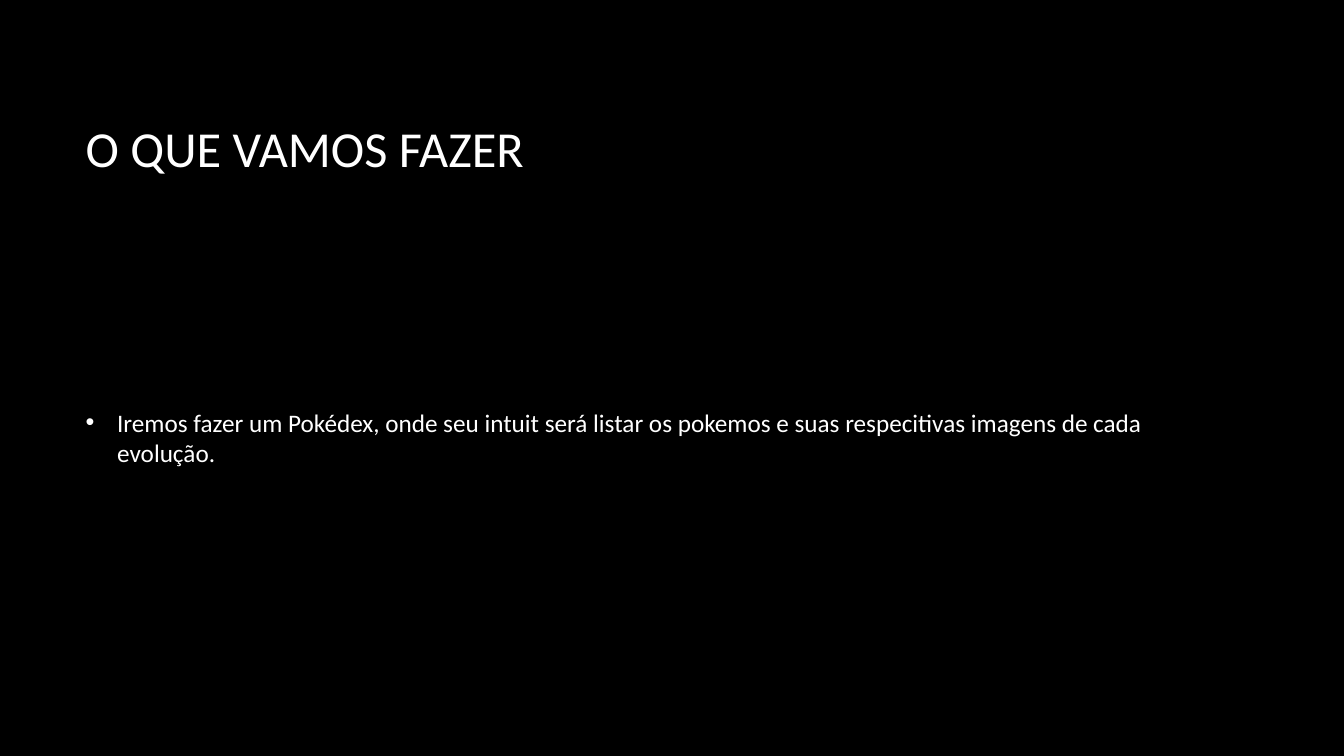
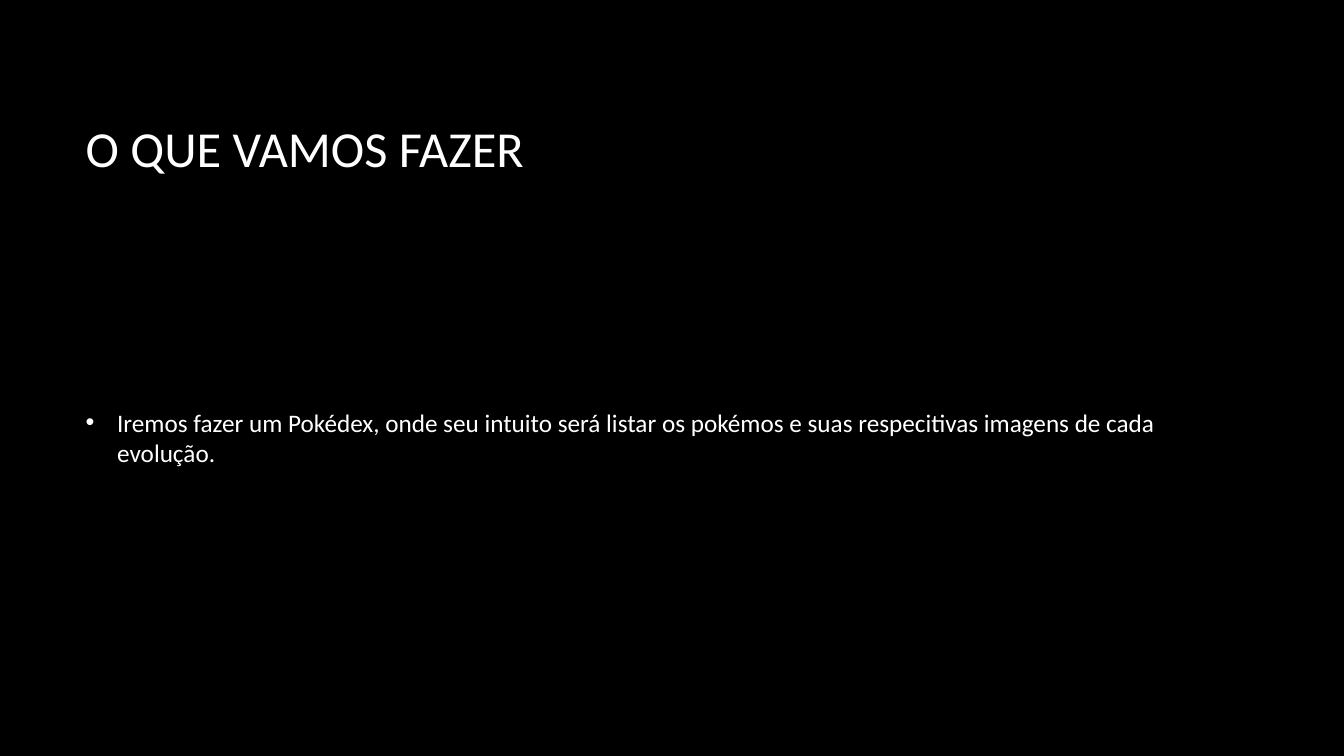
Before and after one commit to matheusantos09/minicurso-usando-api, a slide deck: slide 7 of UsandoApi.pptx. Drawn at 1344x756 pixels with LibreOffice and Linux fonts; fonts in the diff are those of the drawing; background and template pictures are left out. Boxes give left, top, right and bottom in pixels: in the first picture for what was removed or moved away, otherwise in the second. Text is boxed around its words. In the diff, an @@ line names an element or a change of style, - is before the commit and + after.

```diff
--- a/UsandoApi.pptx
+++ b/UsandoApi.pptx
@@ text at [117, 414, 1154, 467]: text changed @@
-• Iremos fazer um Pokédex, onde seu intuit será listar os pokemos e suas respecitivas imagens de cada evolução.
+• Iremos fazer um Pokédex, onde seu intuito será listar os pokémos e suas respecitivas imagens de cada evolução.
```
Also in this commit, not shown: 3 other slides changed, 1 slide added, 12 other files.
